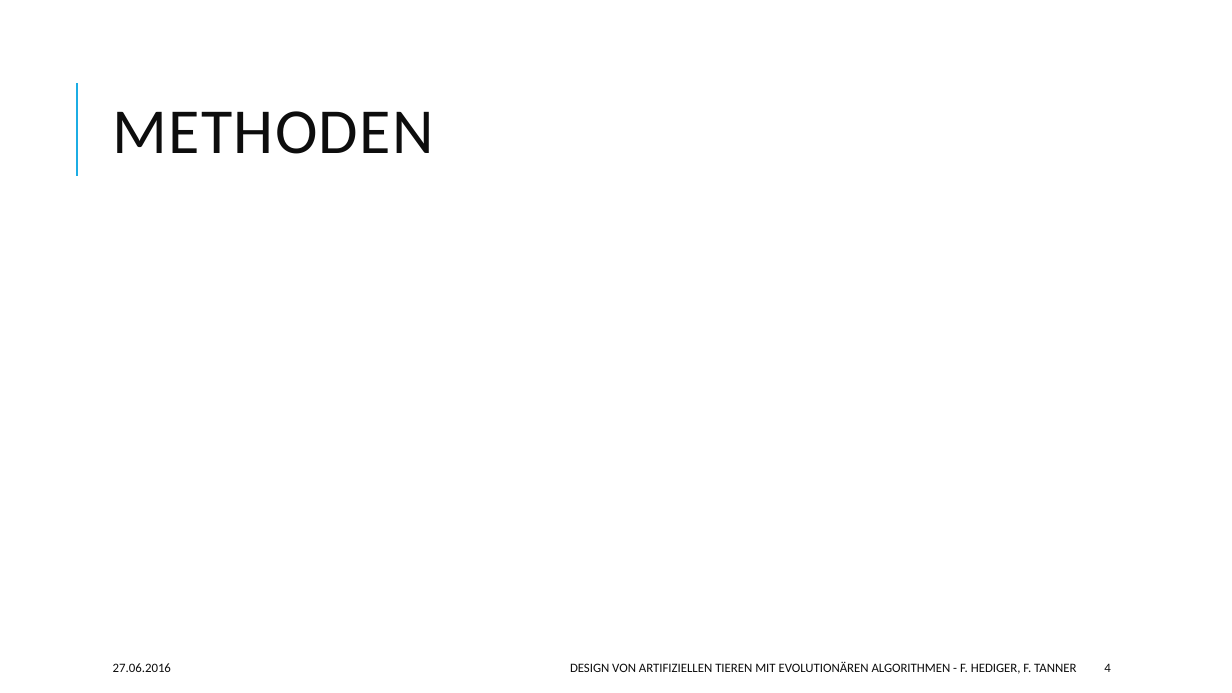
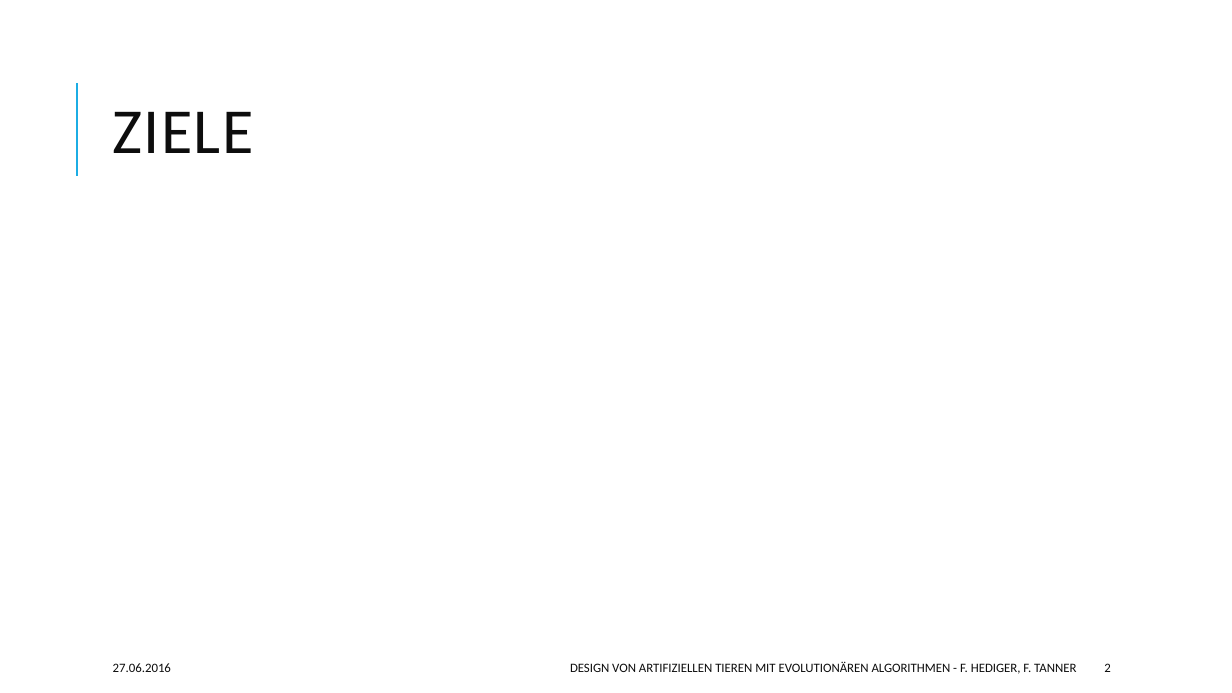
Before and after one commit to hedigerf/evolut, a slide deck: slide 2 of evolutdoc/presentation.pptx (slide 4 before the commit). Drawn at 1232x693 pixels with LibreOffice and Linux fonts; fonts in the diff are those of the drawing. Boxes give left, top, right and bottom in pixels: in the first picture for what was removed or moved away, otherwise in the second. Text is boxed around its words. In the diff, an @@ line names an element or a change of style, - is before the commit and + after.

```diff
--- a/evolutdoc/presentation.pptx
+++ b/evolutdoc/presentation.pptx
@@ title at [113, 111, 254, 153]: text changed @@
-METHODEN
+ZIELE
@@ page number at [1104, 663, 1110, 672]: text changed @@
-4
+2
```
Also in this commit, not shown: 5 other slides changed, 10 slides added.
